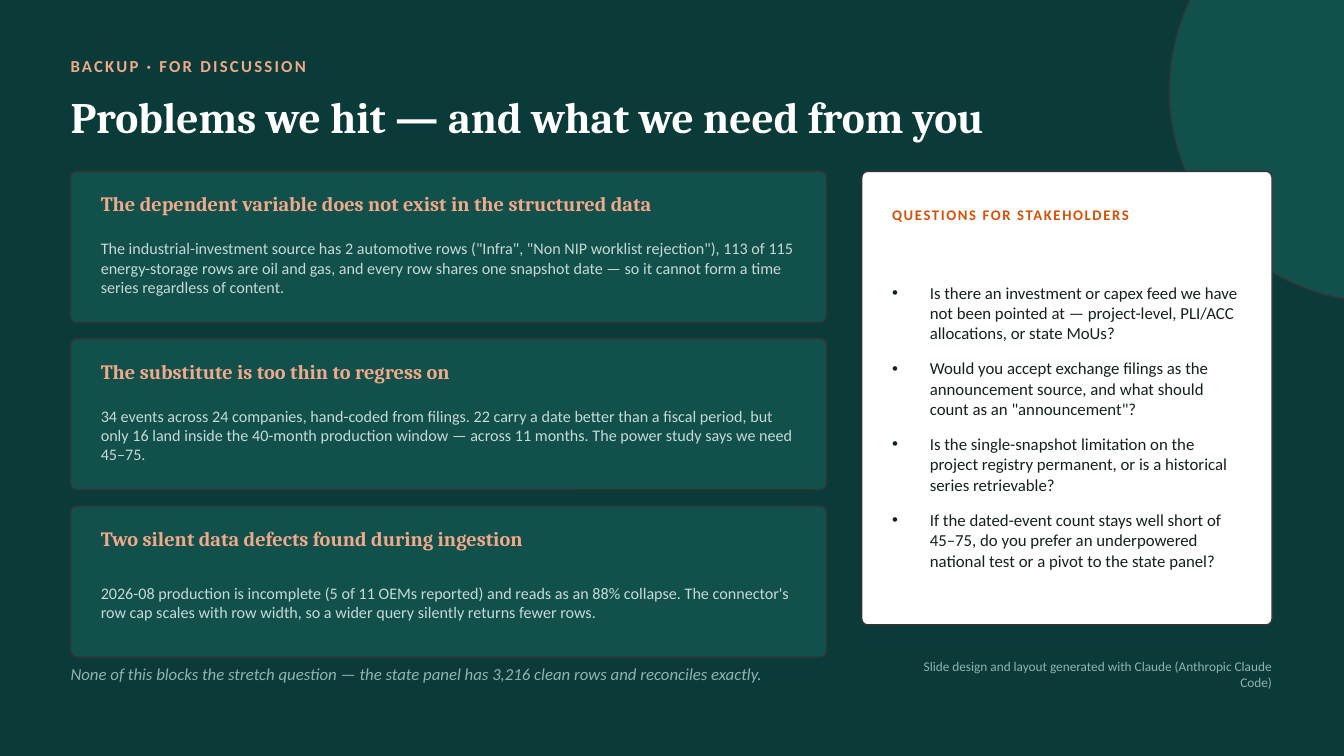
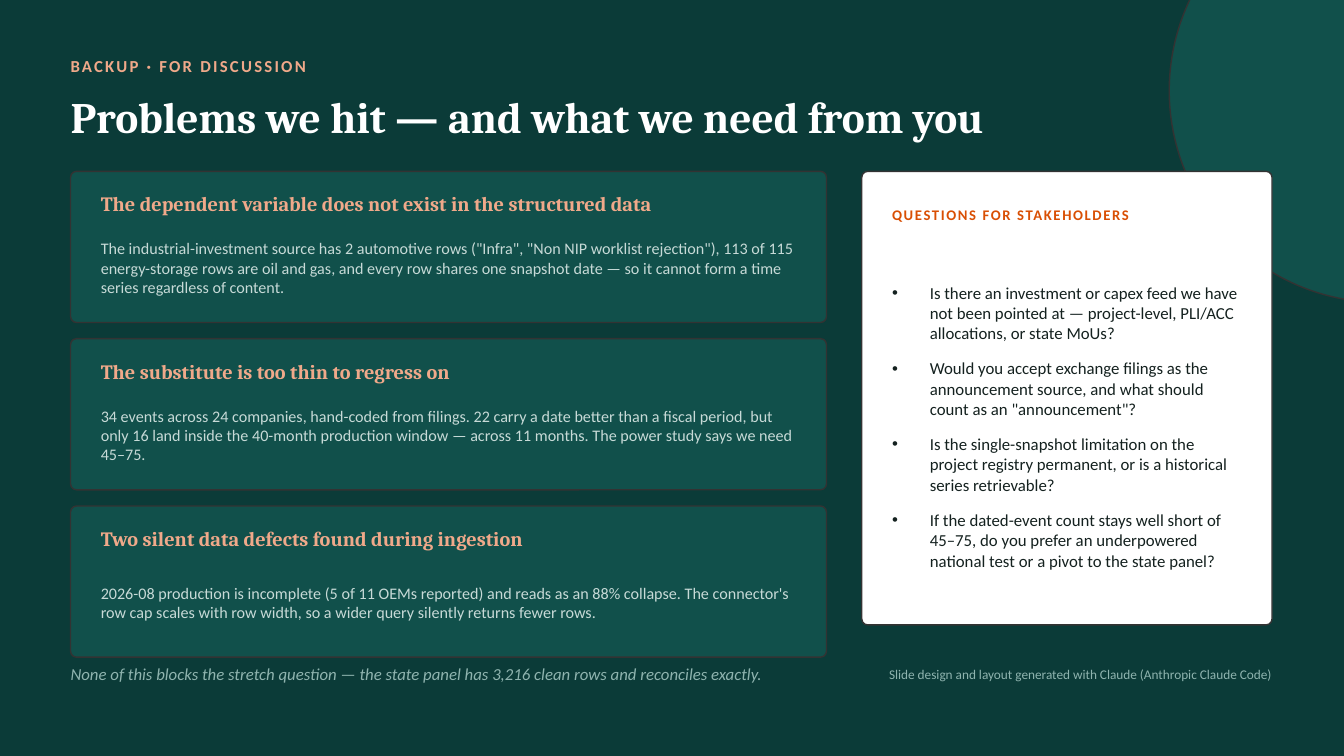
Before and after one commit to haydn-s/thurro-term-project, a slide deck: slide 7 of presentations/ev-investment-update.pptx. Drawn at 1344x756 pixels with LibreOffice and Linux fonts; fonts in the diff are those of the drawing. Boxes give left, top, right and bottom in pixels: in the first picture for what was removed or moved away, otherwise in the second. Text is boxed around its words. In the diff, an @@ line names an element or a change of style, - is before the commit and + after.

```diff
--- a/presentations/ev-investment-update.pptx
+++ b/presentations/ev-investment-update.pptx
@@ text "Slide design and layout generated ..." rewrapped from <box>924,661,1272,689</box> to <box>889,669,1272,681</box> @@
```
Also in this commit, not shown: 3 other slides changed.
